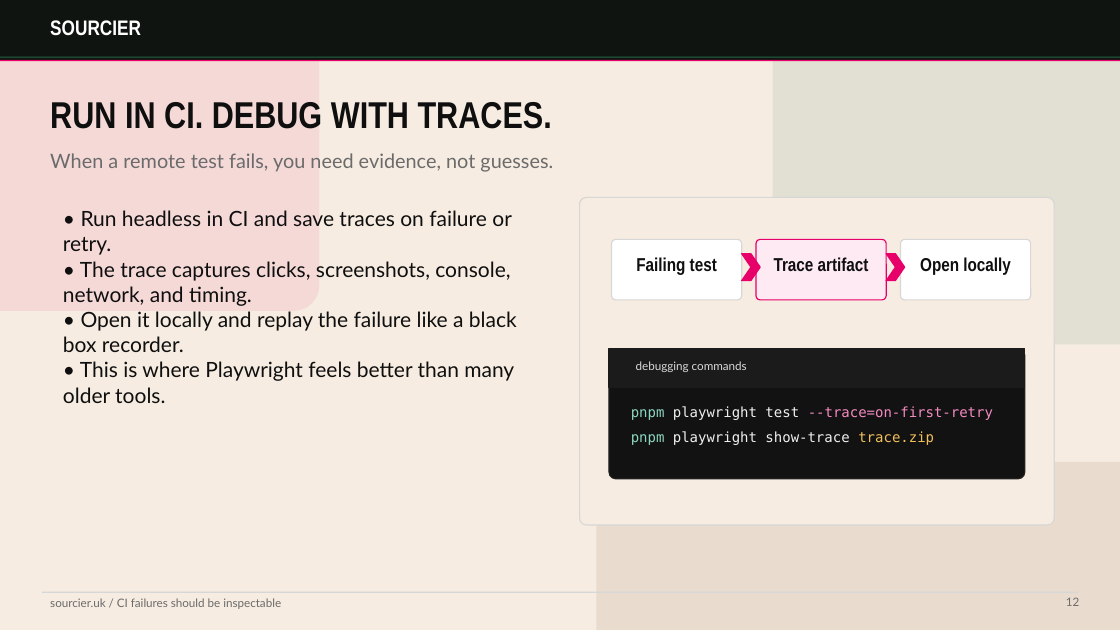
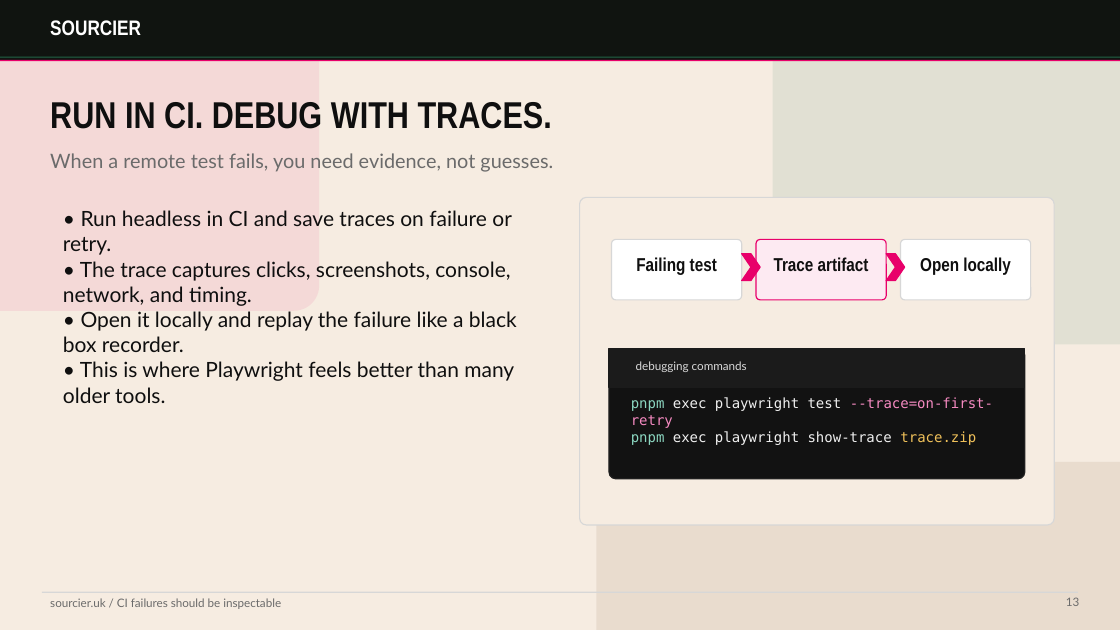
Before and after one commit to sourcier/web-sourcier.uk, a slide deck: slide 13 of public/talks/playwright-e2e-testing-talk.pptx (slide 12 before the commit). Drawn at 1120x630 pixels with LibreOffice and Linux fonts; fonts in the diff are those of the drawing. Boxes give left, top, right and bottom in pixels: in the first picture for what was removed or moved away, otherwise in the second. Text is boxed around its words. In the diff, an @@ line names an element or a change of style, - is before the commit and + after.

Commit message:
feat(talk): update slides for Playwright e2e testing talk with new content and adjustments

```diff
--- a/public/talks/playwright-e2e-testing-talk.pptx
+++ b/public/talks/playwright-e2e-testing-talk.pptx
@@ text at <box>631,397,993,428</box>: text changed @@
-pnpm playwright test --trace=on-first-retry
+pnpm exec playwright test --trace=on-first-retry
@@ text at <box>631,431,976,445</box>: text changed @@
-pnpm playwright show-trace trace.zip
+pnpm exec playwright show-trace trace.zip
```
Also in this commit, not shown: 6 other slides changed, 2 slides added, 1 other file.
